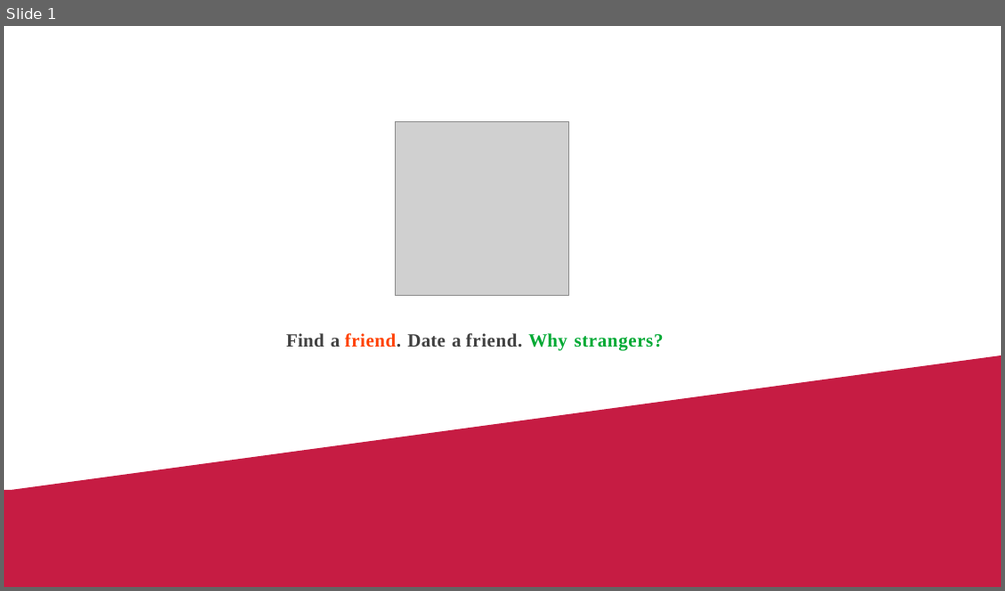
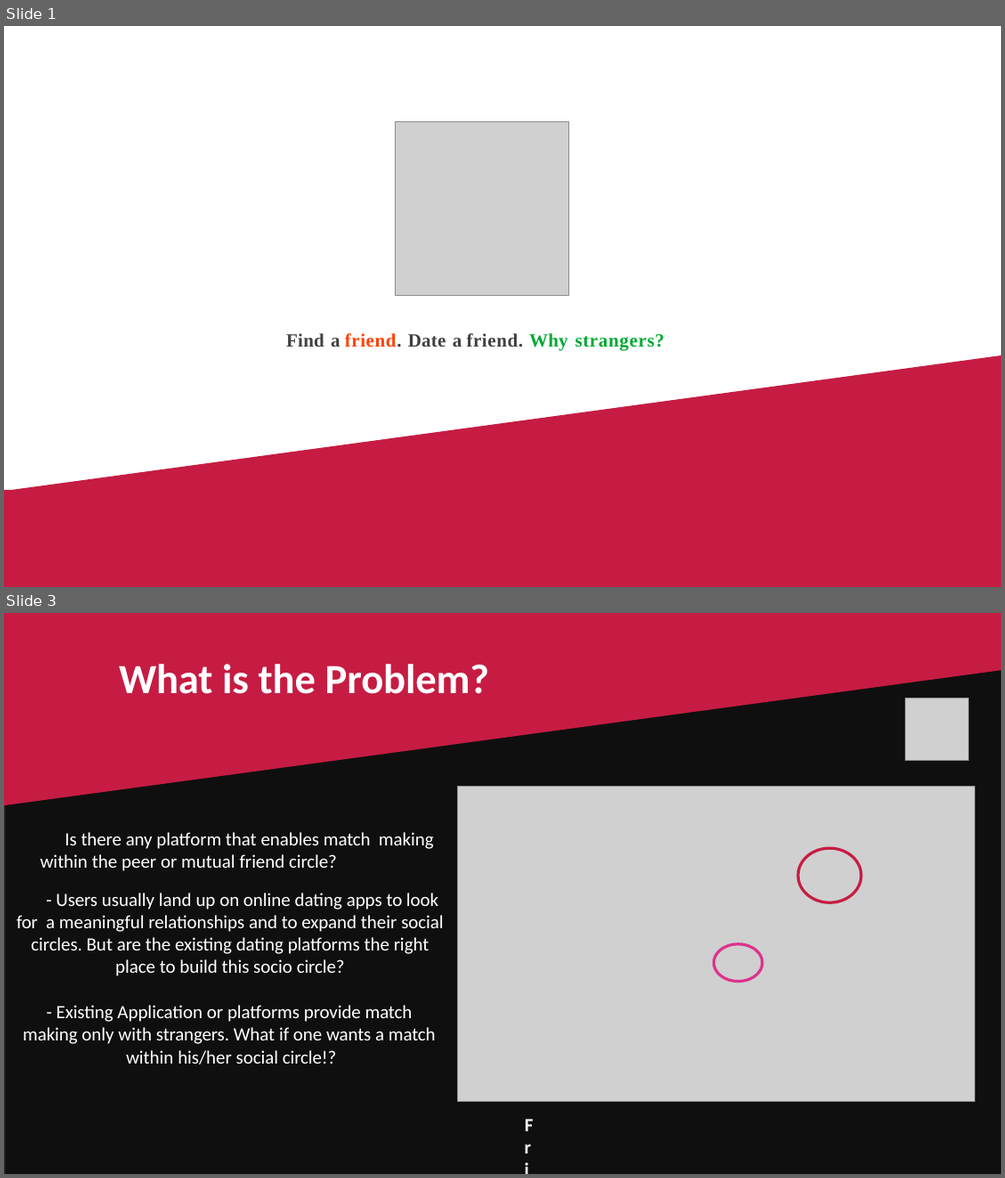
Before and after one commit to munavvard2/pptEditor, a slide deck: BeYu Pitch Deck_small.pptx. Shown one above the other, each under a label of ours: slide 1 before the commit, slides 1 and 3 after it; the slides between them are not shown. The pictures are 1005x591 and 1005x1178 pixels, drawn with LibreOffice and Linux fonts; fonts in the diff are those of the drawing; grey boxes stand for pictures; background and template pictures are left out; a plain dark background stands for a picture behind light text. Boxes give left, top, right and bottom in pixels: in the first picture for what was removed or moved away, otherwise in the second. Text is boxed around its words. In the diff, an @@ line names an element or a change of style, - is before the commit and + after.

```diff
--- a/BeYu Pitch Deck_small.pptx
+++ b/BeYu Pitch Deck_small.pptx
@@ slide 3 added at [4, 613, 1001, 1174], background picture (left out) @@
@@ freeform shape added at [4, 613, 1001, 805], fill #C61C43 @@
@@ text added at [119, 664, 489, 694], 40 pt, text #FFFFFF, bold @@
+What is the Problem?
@@ freeform shape added at [5, 670, 1001, 1174], fill #000000 at 65% opacity @@
@@ picture added at [906, 698, 969, 761] @@
@@ picture added at [458, 787, 975, 1102] @@
@@ text added at [16, 832, 444, 1064], 18 pt, text #FFFFFF @@
+Is there any platform that enables match making within the peer or mutual friend circle?
+- Users usually land up on online dating apps to look for a meaningful relationships and to expand their social circles. But are the existing dating platforms the right place to build this socio circle?
+- Existing Application or platforms provide match making only with strangers. What if one wants a match within his/her social circle!?
+Friends (58%) + Family (24%) = 82% Need BeYu
@@ freeform shape added at [798, 848, 862, 902], outline #C61C43 2.75 pt @@
@@ freeform shape added at [713, 944, 762, 981], outline #DD338E 2.75 pt @@
@@ slide 1 changed as well @@
@@ text "Find a friend. Date a ..." at [286, 333, 664, 350]: letter spacing 0.2 to 0.3 pt in "Find"; letter spacing 0.1 to 0.2 pt in "Why" @@
```
Also in this commit, not shown: 2 other slides added, 1 other file.
